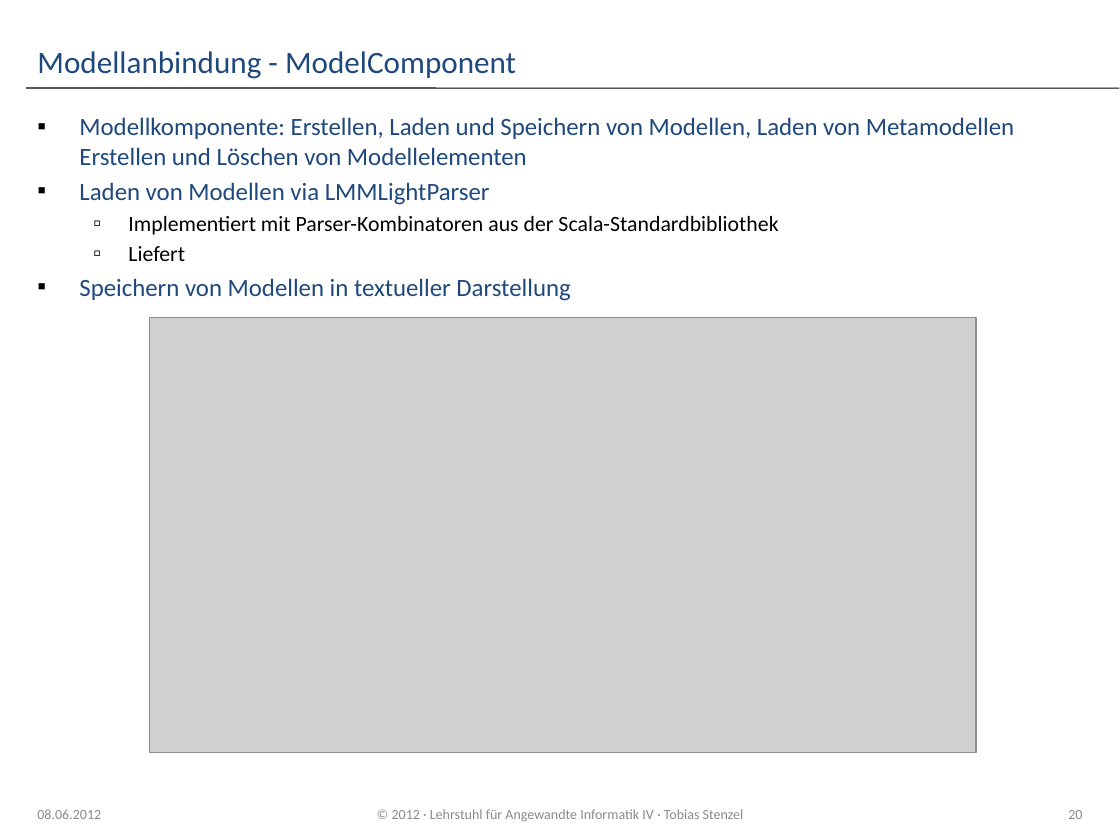
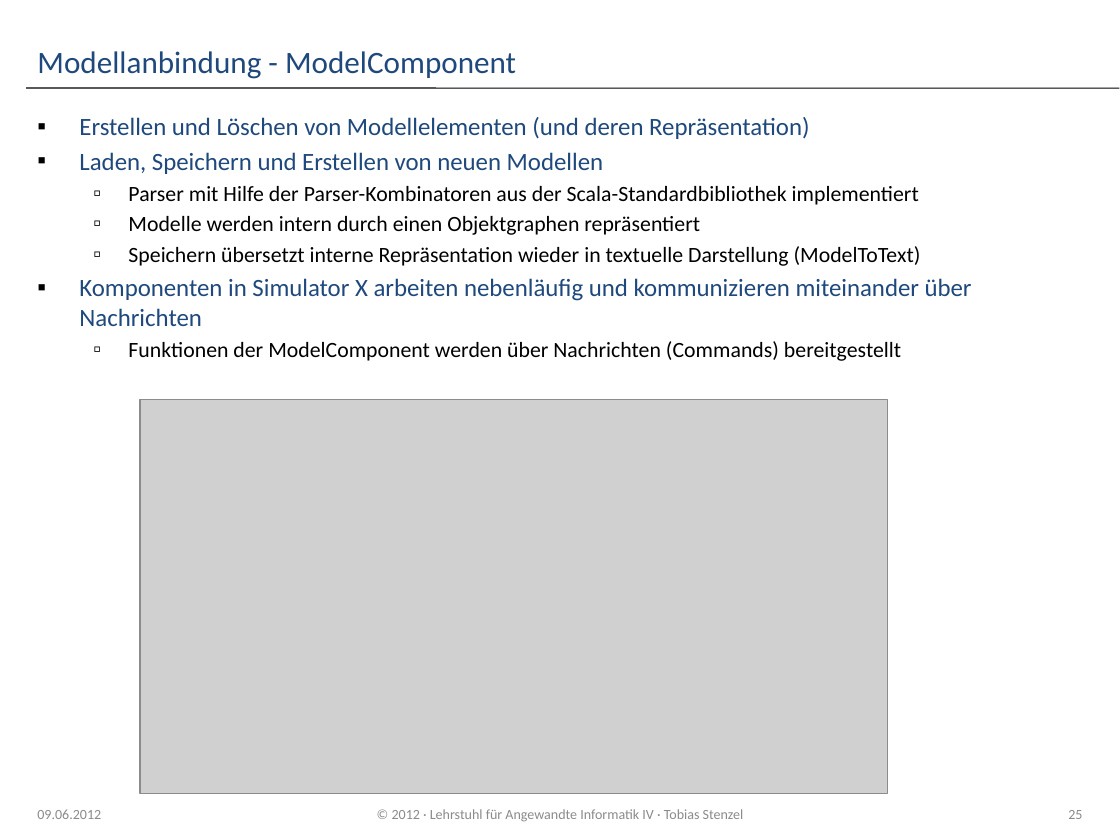
Before and after one commit to dpausp/ba-thesis, a slide deck: slide 25 of Praesentation_IPM3D.pptx (slide 20 before the commit). Drawn at 1120x840 pixels with LibreOffice and Linux fonts; fonts in the diff are those of the drawing; grey boxes stand for pictures; background and template pictures are left out. Boxes give left, top, right and bottom in pixels: in the first picture for what was removed or moved away, otherwise in the second. Text is boxed around its words. In the diff, an @@ line names an element or a change of style, - is before the commit and + after.

```diff
--- a/Praesentation_IPM3D.pptx
+++ b/Praesentation_IPM3D.pptx
@@ text at (x1=79, y1=117, x2=972, y2=361): text changed; size 16 to 14 pt; text colour #1F497D to #000000 @@
-▪ Modellkomponente: Erstellen, Laden und Speichern von Modellen, Laden von Metamodellen
-  Erstellen und Löschen von Modellelementen
-▪ Laden von Modellen via LMMLightParser
-  ▫ Implementiert mit Parser-Kombinatoren aus der Scala-Standardbibliothek
-  ▫ Liefert
-▪ Speichern von Modellen in textueller Darstellung
+▪ Erstellen und Löschen von Modellelementen (und deren Repräsentation)
+▪ Laden, Speichern und Erstellen von neuen Modellen
+  ▫ Parser mit Hilfe der Parser-Kombinatoren aus der Scala-Standardbibliothek implementiert
+  ▫ Modelle werden intern durch einen Objektgraphen repräsentiert
+  ▫ Speichern übersetzt interne Repräsentation wieder in textuelle Darstellung (ModelToText)
+▪ Komponenten in Simulator X arbeiten nebenläufig und kommunizieren miteinander über Nachrichten
+  ▫ Funktionen der ModelComponent werden über Nachrichten (Commands) bereitgestellt
@@ picture resized from (x1=149, y1=317, x2=976, y2=753) to (x1=140, y1=400, x2=888, y2=794) @@
@@ text at (x1=37, y1=809, x2=101, y2=819): text changed @@
-08.06.2012
+09.06.2012
@@ page number at (x1=1068, y1=810, x2=1082, y2=819): text changed @@
-20
+25
```
Also in this commit, not shown: 19 other slides changed, 10 slides added, 1 slide removed, 6 other files.
